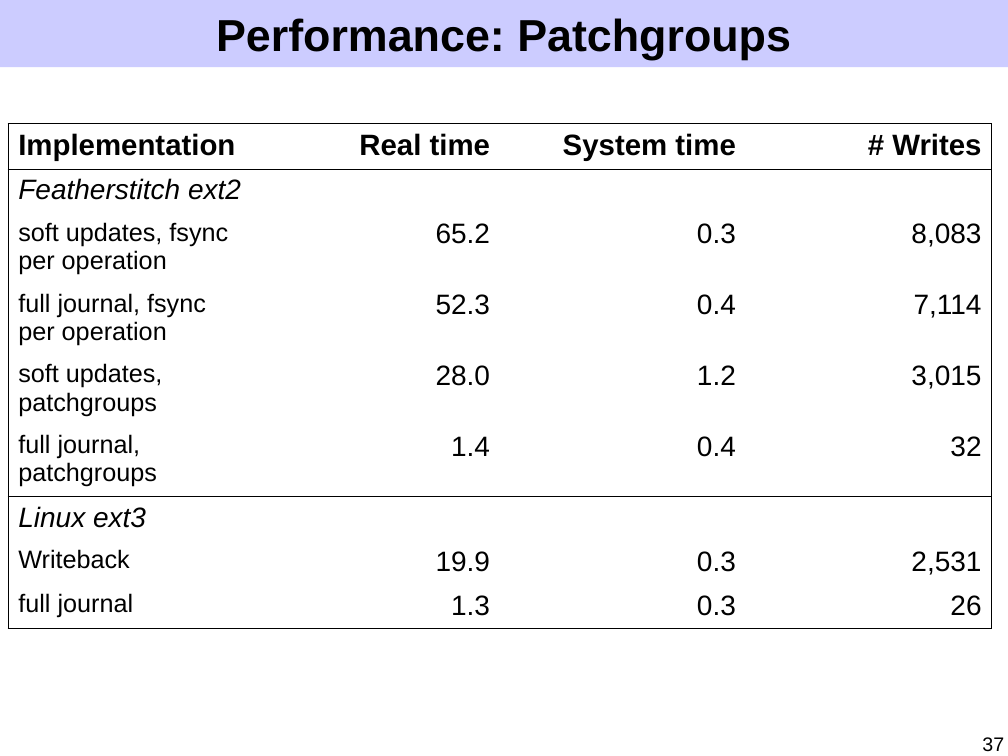
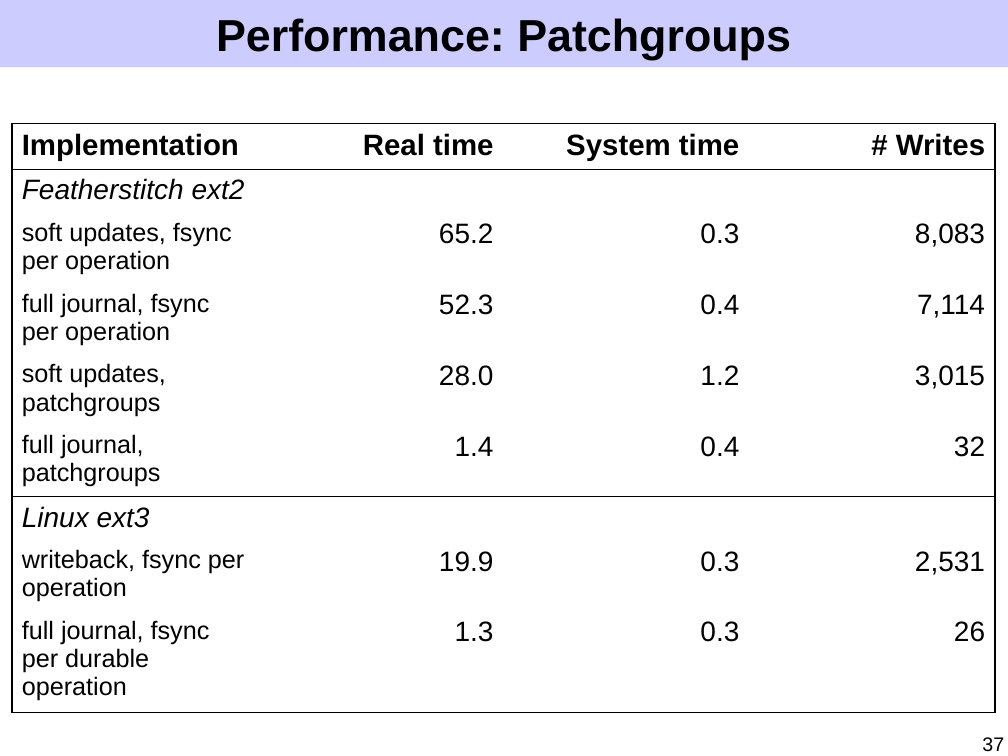
Before and after one commit to ucla-readable/fstitch-doc, a slide deck: slide 37 of sosp/pres.ppt. Drawn at 1008x756 pixels with LibreOffice and Linux fonts; fonts in the diff are those of the drawing. Boxes give left, top, right and bottom in pixels: in the first picture for what was removed or moved away, otherwise in the second. Text is boxed around its words. In the diff, an @@ line names an element or a change of style, - is before the commit and + after.

```diff
--- a/sosp/pres.ppt
+++ b/sosp/pres.ppt
@@ table at <box>12,124,996,710</box> @@
-row 8, column 1: Writeback
+row 8, column 1: writeback, fsync per operation
-row 9, column 1: full journal
+row 9, column 1: full journal, fsync per durable operation
@@ table: place and size @@
-table at <box>8,124,992,626</box>
+table at <box>12,124,996,710</box>
```
Also in this commit, not shown: 14 other slides changed.
